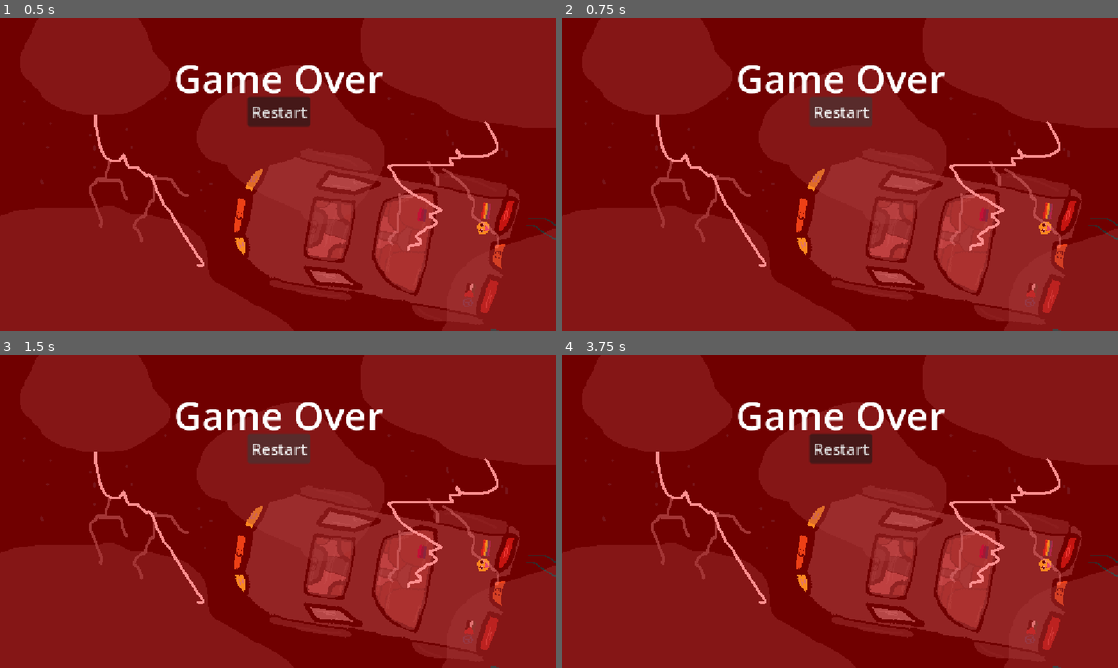
Above: before the commit, frames 1-4 (two rows, left to right).
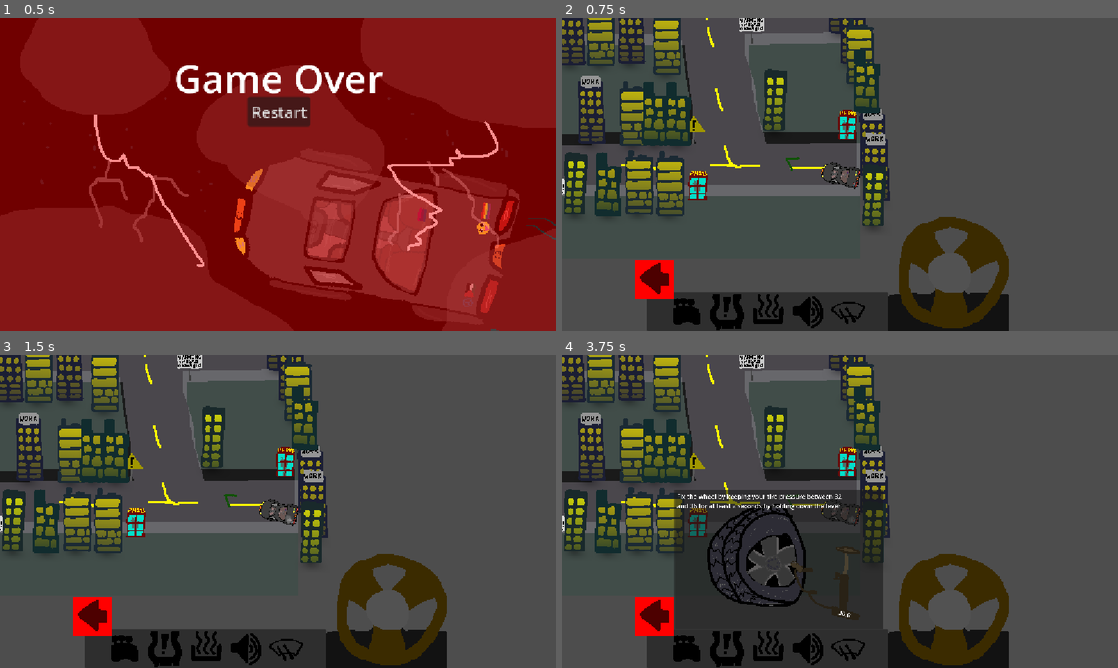
Above: after the commit, the same moments.

Repository: DBorgKiwami/game-jam-2
Game: Godot game, scene res://levels/gameover.tscn
Same seed, same stepped clock (60 frames per second), same inputs: the game is played once before the commit and once after it. This scene is started directly instead of the project's main scene. The engine's default icon, where the game draws it, is replaced by a stand-in: a white triangle on a blue panel in a dark square.
Inputs (mouse positions are in pixels of both pictures, inside the frame that each line leads up to):
- Up to frame 1 (0.5 s): no input
- Up to frame 2 (0.75 s): click "Restart" at 0.5 s
- Up to frame 3 (1.5 s): click (278, 448) at 1.25 s, where only the run before the commit has a clickable "Restart"
- Up to frame 4 (3.75 s): click (840, 448) at 2 s, where only the run before the commit has a clickable "Restart"; click (684, 649) at 2.77 s; click (728, 649) at 3.52 s

Frame 1 is identical in both runs. In frame 2, 100% of the frame differs, in the area x 0-100%, y 0-100%; in frame 3, 100%; in frame 4, 100%.

Commit message:
Dying -> Gameover -> Reset

Diff:
--- a/globals/car_stats.gd
+++ b/globals/car_stats.gd
@@ -16,6 +16,18 @@
 }
 
 var clearing_windshield := false
+
+func reset():
+	# RESET GLOBAL VAR.S
+	car_parts = {
+		"engine" = true, # breaks accel
+		"wheel" = true, # breaks turning
+		"heating" = true, # decr. health
+		"radio" = true, # breaks waypoint
+		"windshield" = true # fogs screen
+		#"aerial" = true
+		}
+	clearing_windshield = false
 
 # called from player/car script when timer sets off
 func break_something():
--- a/globals/player_stats.gd
+++ b/globals/player_stats.gd
@@ -1,4 +1,5 @@
 extends Node
+const GAMEOVER = preload("uid://d00v1o3c4q48a")
 
 var health := 100.0
 var hasBeenToDriveThru = false
@@ -12,8 +13,14 @@
 	"Clear the foggy windshield by moving the wipers up and down with your mouse"
 ]
 
-func _ready() -> void:
-	pass # Replace with function body.
+func reset():
+	health = 100.0
+	hasBeenToDriveThru = false
+	hasBeenToGroceryStore = false
 
-#func _process(delta: float) -> void:
-	#print("health ", roundf(health))
+func _process(delta: float) -> void:
+	if health <= 1.0:
+		call_deferred("gameover")
+
+func gameover():
+	get_tree().change_scene_to_packed(GAMEOVER)
--- /dev/null
+++ b/levels/gameover.gd
@@ -0,0 +1,16 @@
+extends CanvasLayer
+const TESTLEVEL = preload("uid://ccpandbhv4j6j")
+
+func _on_restart_button_pressed() -> void:
+	#print("heyyyy")
+	##print(PlayerStats.health)
+	#print("resetted car and player stats now changing back to level")
+	get_tree().change_scene_to_packed(TESTLEVEL)
+
+func _ready() -> void:
+	CarStats.reset()
+	PlayerStats.reset()
+
+#func _process(delta: float) -> void:
+	#print("in game over process")
+	#print(PlayerStats.health)
--- a/levels/gameover.tscn
+++ b/levels/gameover.tscn
@@ -1,5 +1,6 @@
 [gd_scene format=3 uid="uid://d00v1o3c4q48a"]
 
+[ext_resource type="Script" uid="uid://2xp2hrg8e5dg" path="res://levels/gameover.gd" id="1_g5c8h"]
 [ext_resource type="Texture2D" uid="uid://dmcncdf36l43b" path="res://images/ending.png" id="1_owe7a"]
 [ext_resource type="AudioStream" uid="uid://dnvrfjcc1p24e" path="res://soundeffects/music/endingsong.mp3" id="4_wk6ut"]
 
@@ -7,7 +8,8 @@
 font_names = PackedStringArray("Courier New")
 subpixel_positioning = 0
 
-[node name="Panel" type="CanvasLayer" unique_id=2095912444]
+[node name="GameOver" type="CanvasLayer" unique_id=1099542677]
+script = ExtResource("1_g5c8h")
 
 [node name="TextureRect" type="TextureRect" parent="." unique_id=263709689]
 anchors_preset = 8
@@ -51,3 +53,5 @@
 [node name="Ending Song" type="AudioStreamPlayer2D" parent="." unique_id=1758688977]
 stream = ExtResource("4_wk6ut")
 autoplay = true
+
+[connection signal="pressed" from="RestartButton" to="." method="_on_restart_button_pressed"]
--- a/player/player.gd
+++ b/player/player.gd
@@ -61,7 +61,7 @@
 	else:
 		$Radio.volume_db = -20
 		$Radio.pitch_scale = 1.0
-	t = delta * 0.025
+	t = delta * 0.5
 	if inStorm or !CarStats.car_parts["heating"]:
 		PlayerStats.health = lerp(PlayerStats.health, 0.0, t)
 	else:
@@ -155,7 +155,7 @@
 	else:
 		touchingObject = false
 	#print($Timer.time_left)
-	#print(velocity)
+	#print(PlayerStats.health)
 
 	engineAudio.volume_db = remap(abs(forwardSpeed), 0, maxSpeed, -60, -25)
 	engineAudio.pitch_scale = remap(abs(forwardSpeed), 0, maxSpeed, 0.3, 1.0)
Not shown, added: levels/gameover.gd.uid
